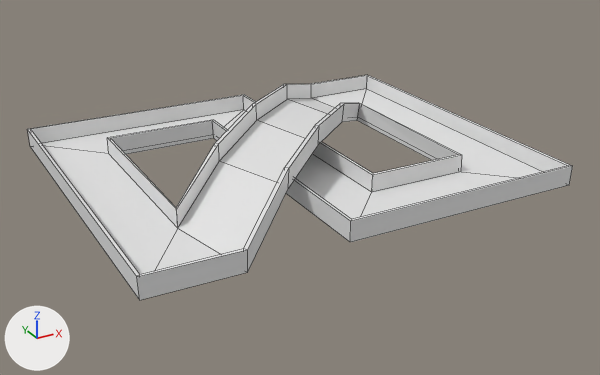
The Blender file Race/SourceAssets/EightTrack.blend, before and after one commit.
Both versions are drawn from a camera (50 mm lens) standing at (-72.0, -138.2, 61.5) and looking at (1.4, -4.9, -5.1). Lighting does not change. The marker at lower left points along +X, +Y and +Z. Mesh edges are drawn as thin lines.

Names of what the first picture shows: 'EightTrack'.
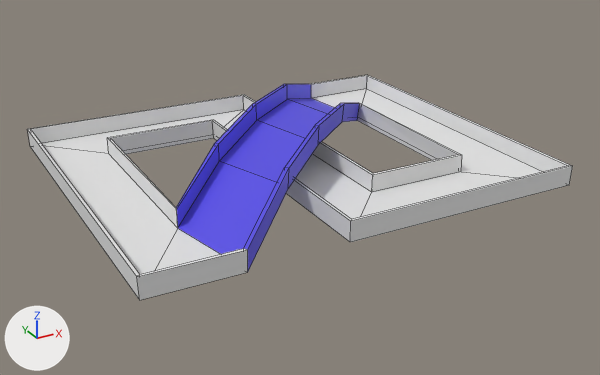
What differs and where, as boxes (x1, y1, x2, y2) in the pictures (600 x 375 px):
part 1 of me_cube, recoloured (white to blue): (176, 84, 359, 271) in both

The change, as a diff of the scene's bpy script:
```diff
--- a/Race/SourceAssets/EightTrack.blend.py
+++ b/Race/SourceAssets/EightTrack.blend.py
@@ mat_bridge @@
+mat_bridge = principled_material('Bridge')
+mat_bridge.base_color = (0.0977, 0.0763, 0.8)  # blue #584ee7
@@ me_cube @@
 me_cube.from_pydata(...)  # 40 vertices, 31 faces; spans x -41.7..42.8, y -35.4..34.9, z -1.4..8.4
 # used by ob_eighttrack; location = (0.0, 0.0, 0.0)
+# me_cube part 1: all 12 faces centred in x -22.3..22.8, y -27.8..29.1, z 1.1..6.0 switch from mat_material (white #e7e7e7) to mat_bridge (blue #584ee7)
```
